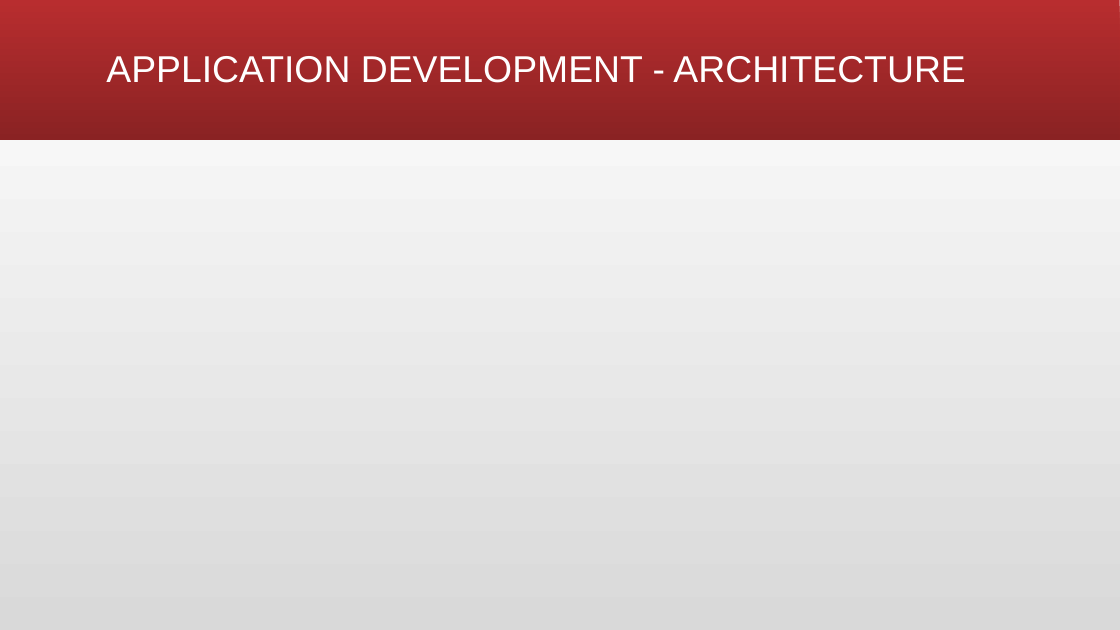
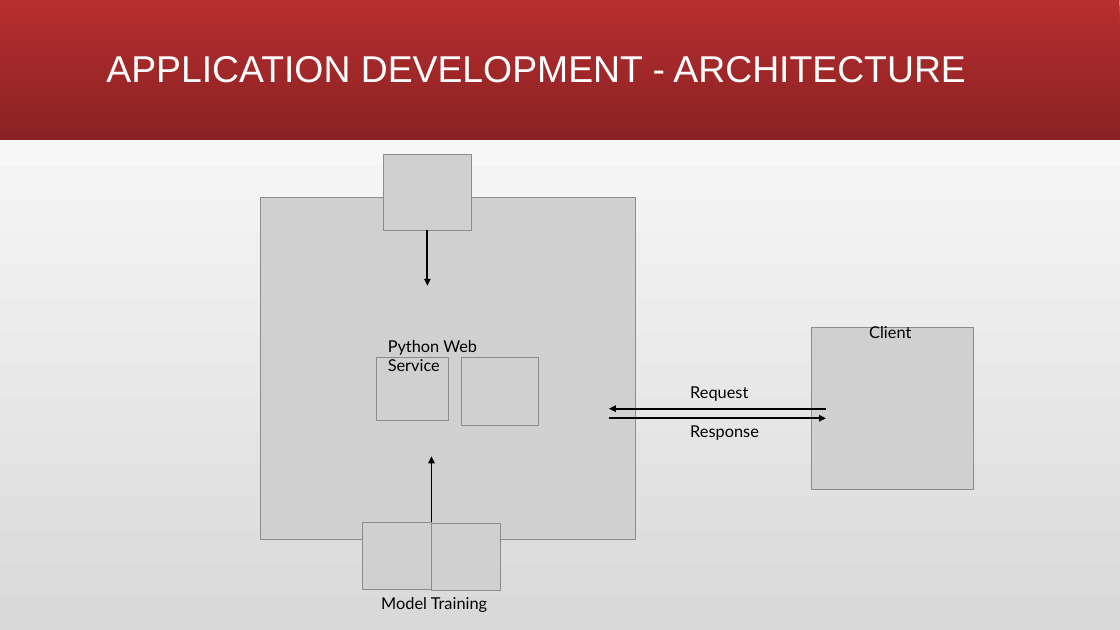
Before and after one commit to larawayn/Heart_Failure_Prediction, a slide deck: slide 12 of Heart Failure Detection.pptx. Drawn at 1120x630 pixels with LibreOffice and Linux fonts; fonts in the diff are those of the drawing; grey boxes stand for pictures. Boxes give left, top, right and bottom in pixels: in the first picture for what was removed or moved away, otherwise in the second. Text is boxed around its words. In the diff, an @@ line names an element or a change of style, - is before the commit and + after.

```diff
--- a/Heart Failure Detection.pptx
+++ b/Heart Failure Detection.pptx
@@ picture added at (384,155,471,230) @@
@@ picture added at (260,197,636,540) @@
@@ arrow added from (428, 230) to (428, 286), #000000 1.5 pt @@
@@ picture added at (812,328,974,490) @@
@@ text added at (869,326,911,338), 14 pt, text #000000 @@
+Client
@@ picture added at (376,358,448,421) @@
@@ text added at (388,340,477,371), 14 pt, text #000000 @@
+Python Web Service
@@ picture added at (462,358,539,425) @@
@@ text added at (690,386,748,401), 14 pt, text #000000 @@
+Request
@@ arrow added from (826, 409) to (609, 409), #000000 1.5 pt @@
@@ arrow added from (609, 418) to (826, 418), #000000 1.5 pt @@
@@ text added at (690,425,759,440), 14 pt, text #000000 @@
+Response
@@ arrow added from (432, 523) to (432, 456), #000000 1.5 pt @@
@@ picture added at (362,523,431,590) @@
@@ picture added at (431,523,500,591) @@
@@ text added at (381,597,487,612), 14 pt, text #000000 @@
+Model Training
```
Also in this commit, not shown: 1 other slide changed, 3 other files.
